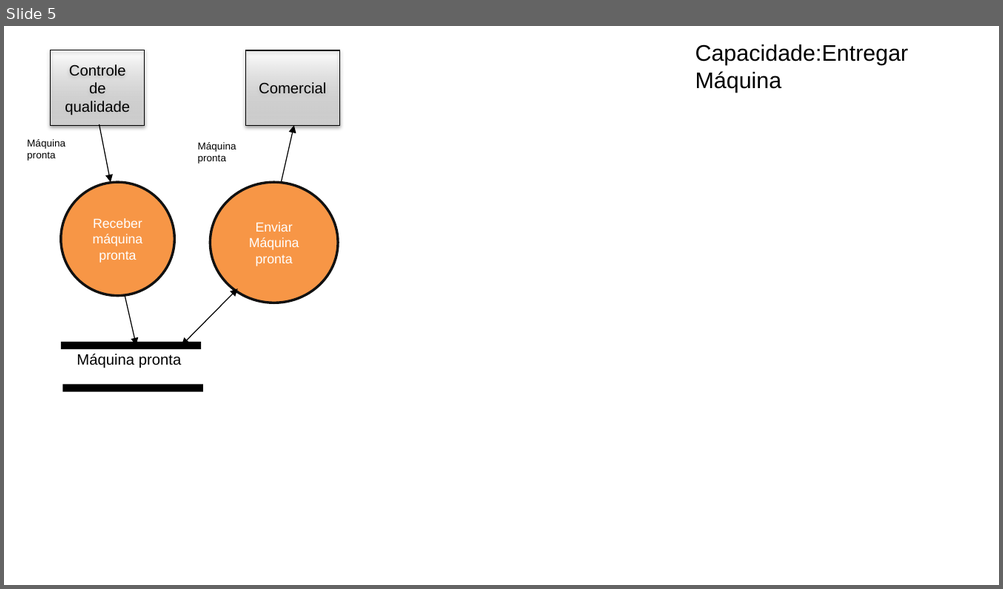
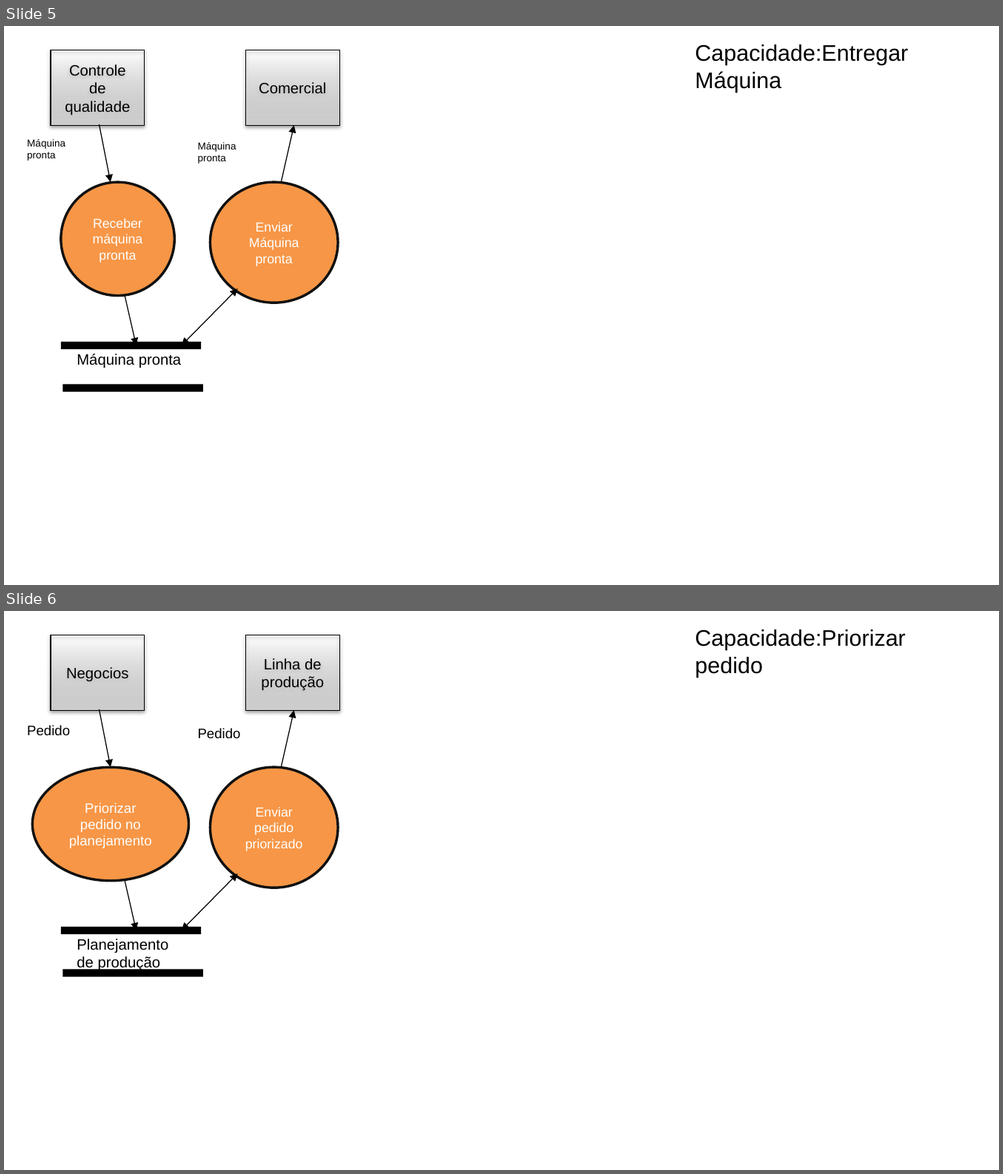
Before and after one commit to lmoraesImpacta/OPE, a slide deck: Artefatos/16-DFD Essencial para cada capacidade.pptx. Shown one above the other, each under a label of ours: slide 5 before the commit, slides 5 and 6 after it. The pictures are 1003x589 and 1003x1174 pixels, drawn with LibreOffice and Linux fonts; fonts in the diff are those of the drawing. Boxes give left, top, right and bottom in pixels: in the first picture for what was removed or moved away, otherwise in the second. Text is boxed around its words. In the diff, an @@ line names an element or a change of style, - is before the commit and + after.

```diff
--- a/Artefatos/16-DFD Essencial para cada capacidade.pptx
+++ b/Artefatos/16-DFD Essencial para cada capacidade.pptx
@@ slide 6 added at bbox=[4, 611, 999, 1170], background #FFFFFF @@
@@ text added at bbox=[694, 629, 905, 678], 18 pt, text #000000 @@
+Capacidade:Priorizar pedido
@@ rectangle added at bbox=[51, 635, 145, 710], fill gradient #D0D0D0 to #EDEDED, outline #000000 0.75 pt, 12 pt, text #000000 @@
+Negocios
@@ rectangle added at bbox=[246, 635, 340, 710], fill gradient #D0D0D0 to #EDEDED, outline #000000 0.75 pt, 12 pt, text #000000 @@
+Linha de produção
@@ freeform shape added at bbox=[99, 709, 111, 767], outline #000000 0.75 pt @@
@@ freeform shape added at bbox=[281, 710, 293, 767], outline #000000 0.75 pt @@
@@ text added at bbox=[27, 725, 70, 736], 11 pt, text #000000 @@
+Pedido
@@ text added at bbox=[198, 728, 241, 739], 11 pt, text #000000 @@
+Pedido
@@ ellipse added at bbox=[32, 767, 188, 881], fill #F79646, outline #111111 2 pt, 11 pt, text #FFFFFF @@
+Priorizar pedido no planejamento
@@ ellipse added at bbox=[210, 767, 338, 888], fill #F79646, outline #111111 2 pt, 10.5 pt, text #FFFFFF @@
+Enviar pedido priorizado
@@ freeform shape added at bbox=[182, 874, 238, 931], outline #000000 0.75 pt @@
@@ freeform shape added at bbox=[125, 881, 136, 931], outline #000000 0.75 pt @@
@@ line added from (61, 931) to (201, 931), #000000 6.01 pt @@
@@ text added at bbox=[77, 939, 168, 971], 12 pt, text #000000 @@
+Planejamento de produção
@@ line added from (62, 974) to (202, 974), #000000 6.01 pt @@
```
Also in this commit, not shown: 3 slides changed, 2 other files.
